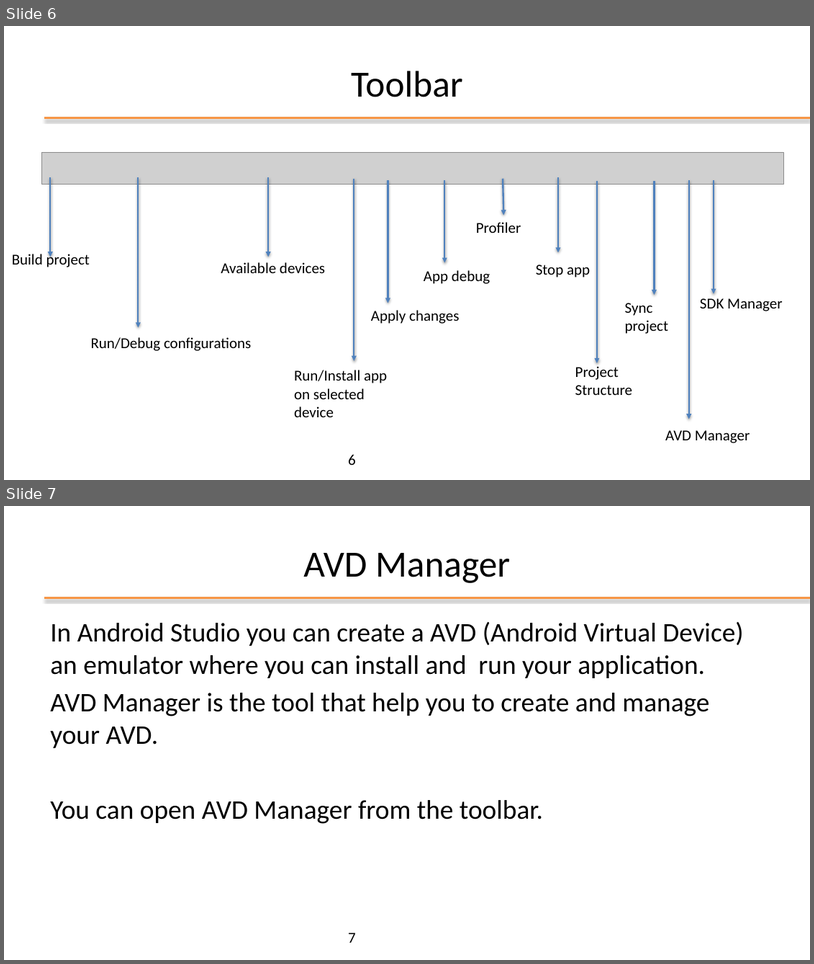
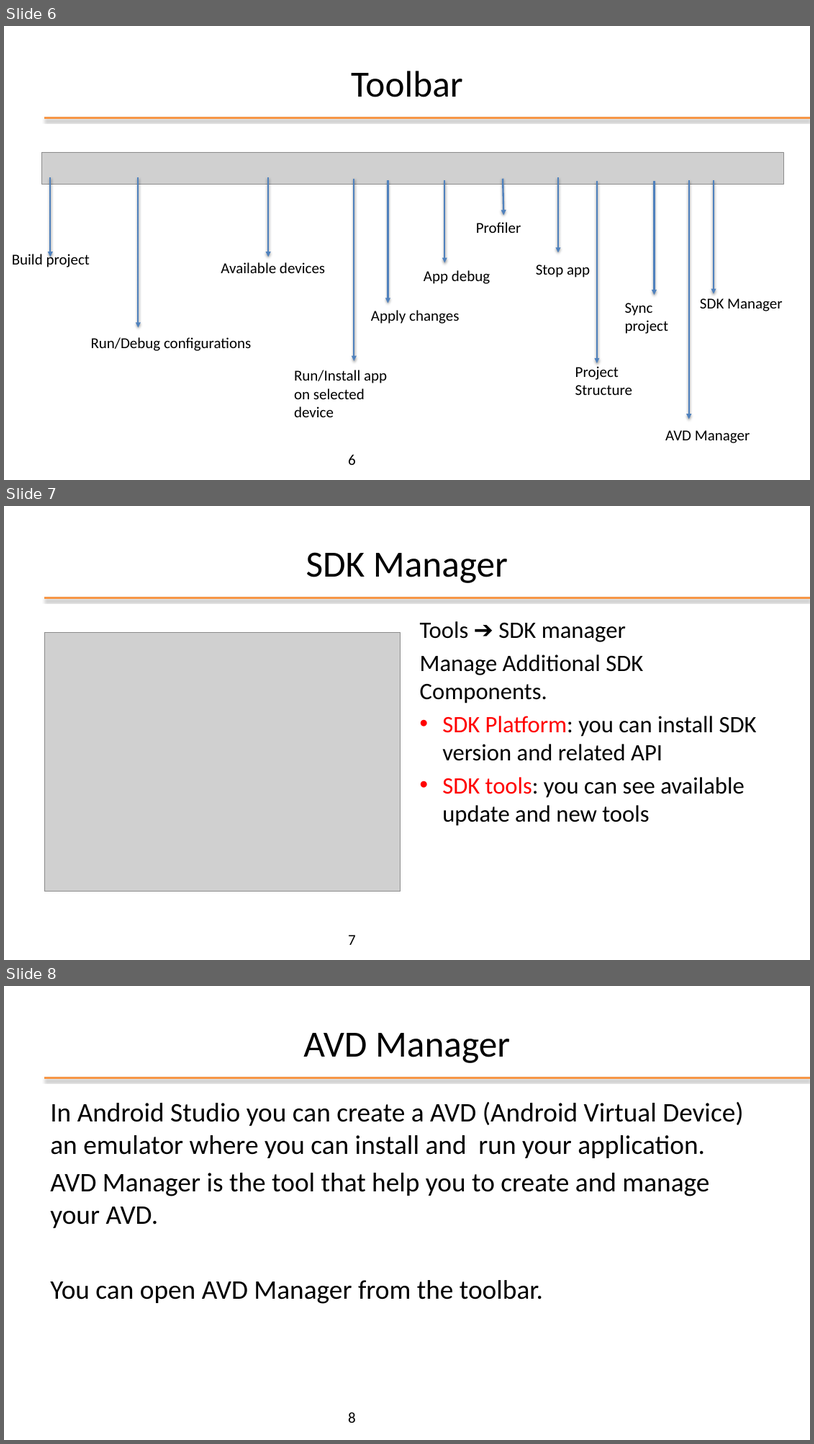
Before and after one commit to kevinmala00/ATTIVITA-PROGETTUALE, a slide deck: slides/02 - Android Studio.pptx. Shown one above the other, each under a label of ours: slides 6 and 7 before the commit, slides 6, 7 and 8 after it. The pictures are 814x964 and 814x1444 pixels, drawn with LibreOffice and Linux fonts; fonts in the diff are those of the drawing; grey boxes stand for pictures; background and template pictures are left out. Boxes give left, top, right and bottom in pixels: in the first picture for what was removed or moved away, otherwise in the second. Text is boxed around its words. In the diff, an @@ line names an element or a change of style, - is before the commit and + after.

Commit message:
M2 -> FINISHED (updrage intro page, add SDK Manager page)

```diff
--- a/slides/02 - Android Studio.pptx
+++ b/slides/02 - Android Studio.pptx
@@ slide 7 added at [4,506,810,960], background #FFFFFF; not listed: 1 template element that a slide beside it also shows @@
@@ title added at [306,552,508,583], 44 pt, text #000000 @@
+SDK Manager
@@ picture added at [44,633,401,891] @@
@@ text added at [420,621,757,826], 28 pt, text #000000 @@
+Tools ➔ SDK manager
+Manage Additional SDK Components.
+• SDK Platform: you can install SDK version and related API
+• SDK tools: you can see available update and new tools
@@ page number added at [348,934,356,944], 18 pt, text #000000 @@
+7
@@ what was slide 7 is now slide 8 @@
@@ page number at [348,1412,356,1422]: text changed @@
-7
+8
```
Also in this commit, not shown: 5 slides changed.
